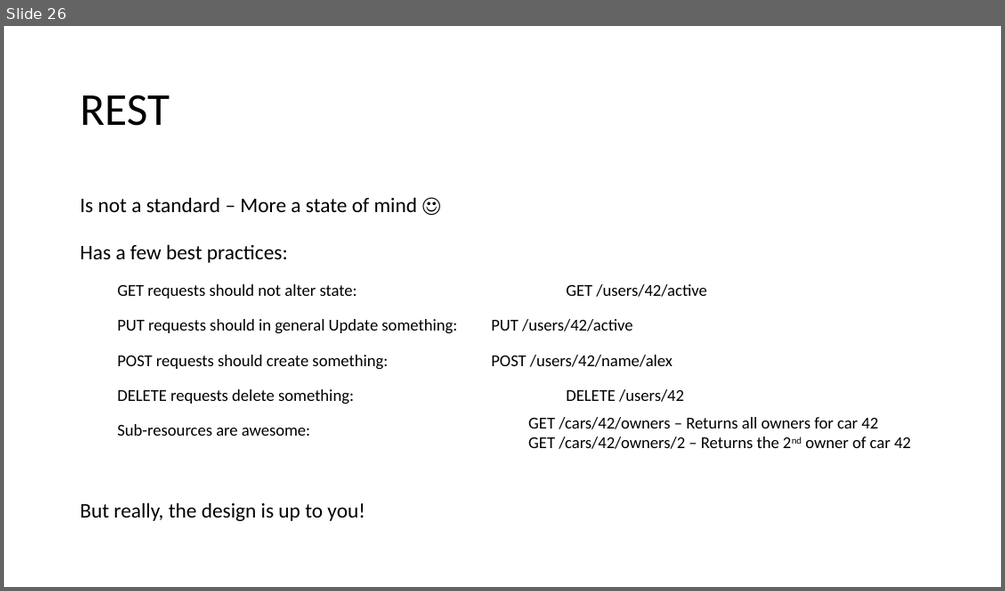
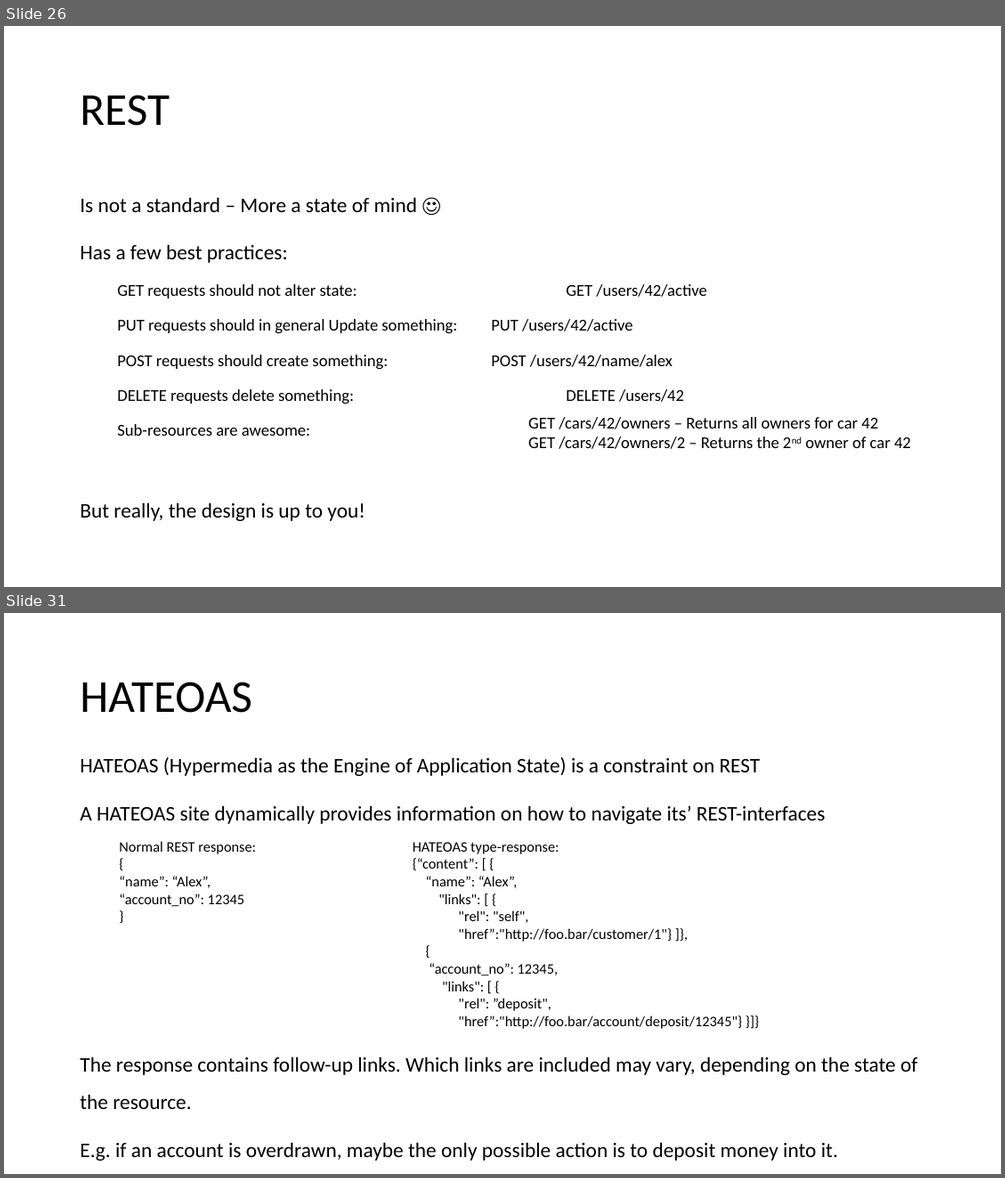
Before and after one commit to aludkiewicz/java_webapp_base, a slide deck: Webapp_java.pptx. Shown one above the other, each under a label of ours: slide 26 before the commit, slides 26 and 31 after it; the slides between them are not shown. The pictures are 1005x591 and 1005x1178 pixels, drawn with LibreOffice and Linux fonts; fonts in the diff are those of the drawing. Boxes give left, top, right and bottom in pixels: in the first picture for what was removed or moved away, otherwise in the second. Text is boxed around its words. In the diff, an @@ line names an element or a change of style, - is before the commit and + after.

```diff
--- a/Webapp_java.pptx
+++ b/Webapp_java.pptx
@@ slide 31 added at (4,613,1001,1174), background #FFFFFF @@
@@ title added at (80,682,252,713), 44 pt, text #000000 @@
+HATEOAS
@@ text added at (80,757,917,1160), 20 pt, text #000000 @@
+HATEOAS (Hypermedia as the Engine of Application State) is a constraint on REST
+A HATEOAS site dynamically provides information on how to navigate its’ REST-interfaces
+The response contains follow-up links. Which links are included may vary, depending on the state of the resource.
+E.g. if an account is overdrawn, maybe the only possible action is to deposit money into it.
@@ text added at (119,841,256,907), 14 pt, text #000000 @@
+Normal REST response:
+{
+“name”: “Alex”,
+“account_no”: 12345
+}
@@ text added at (413,842,742,1029), 14 pt, text #000000 @@
+HATEOAS type-response:
+{“content”: [ {
+“name”: “Alex”,
+"links": [ {
+"rel": "self",
+"href”:"http://foo.bar/customer/1"} ]},
+{
+“account_no”: 12345,
+"links": [ {
+"rel": ”deposit",
+"href”:"http://foo.bar/account/deposit/12345"} }]}
```
Also in this commit, not shown: 4 other slides added.
